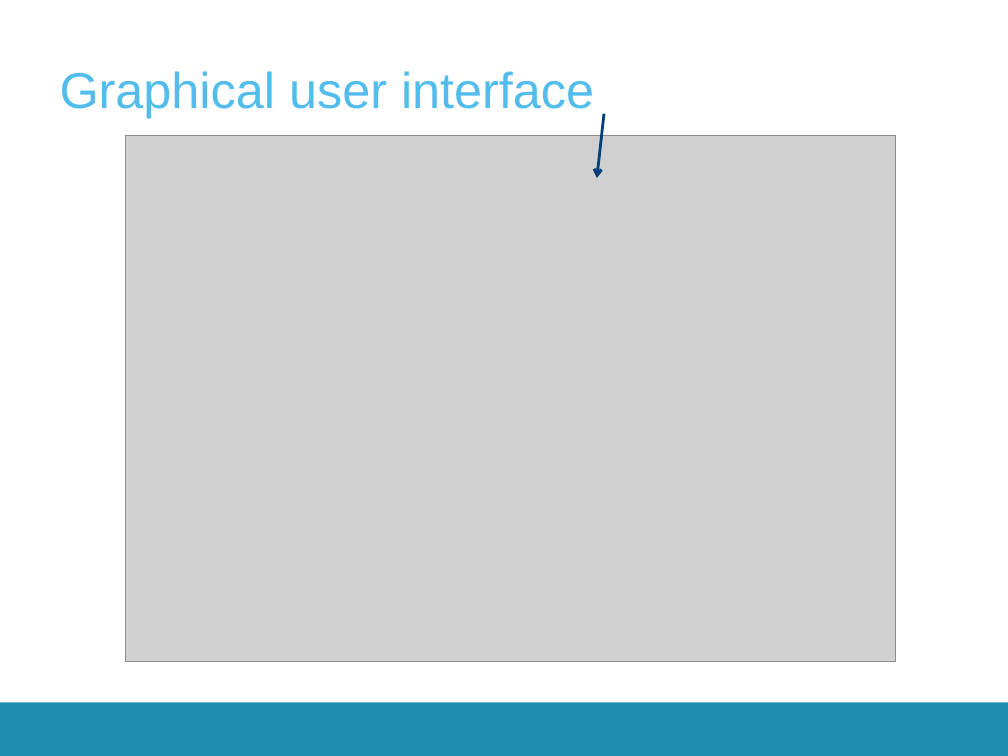
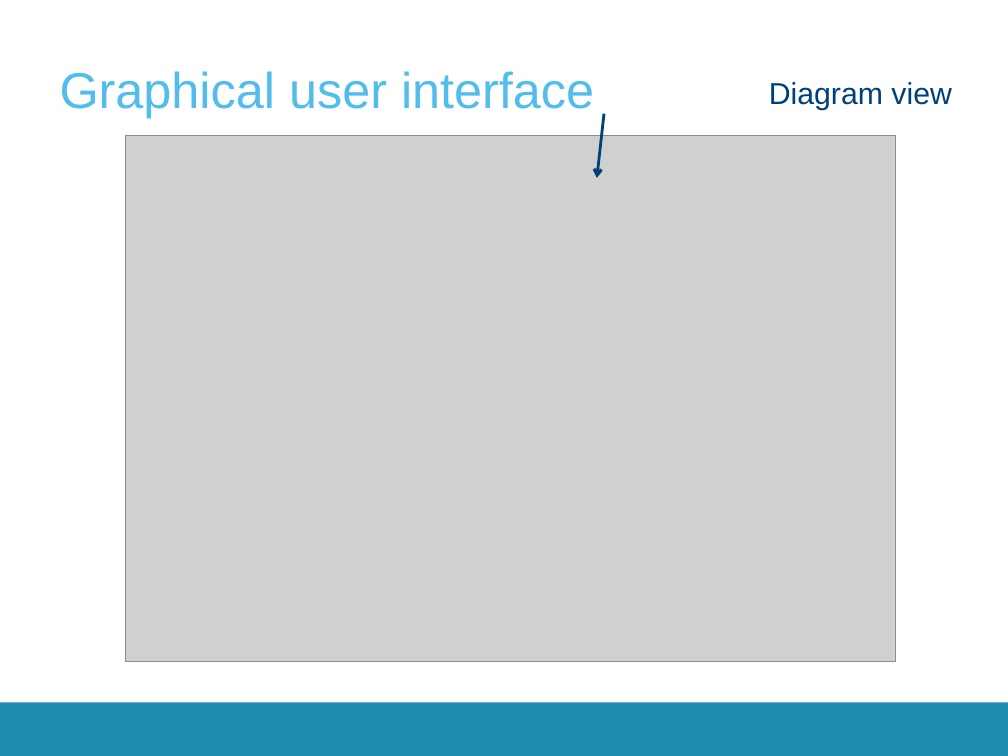
Before and after one commit to open-ideas/__CrashCourse__, a slide deck: slide 16 of 2017-2018/Presentations/CrashCourse_2016.pptx (slide 14 before the commit). Drawn at 1008x756 pixels with LibreOffice and Linux fonts; fonts in the diff are those of the drawing; grey boxes stand for pictures; background and template pictures are left out. Boxes give left, top, right and bottom in pixels: in the first picture for what was removed or moved away, otherwise in the second. Text is boxed around its words. In the diff, an @@ line names an element or a change of style, - is before the commit and + after.

```diff
--- a/2017-2018/Presentations/CrashCourse_2016.pptx
+++ b/2017-2018/Presentations/CrashCourse_2016.pptx
@@ text added at [769,82,951,110], 24 pt, text #00407A @@
+Diagram view
```
Also in this commit, not shown: 14 other slides changed, 14 slides added, 10 slides removed.
